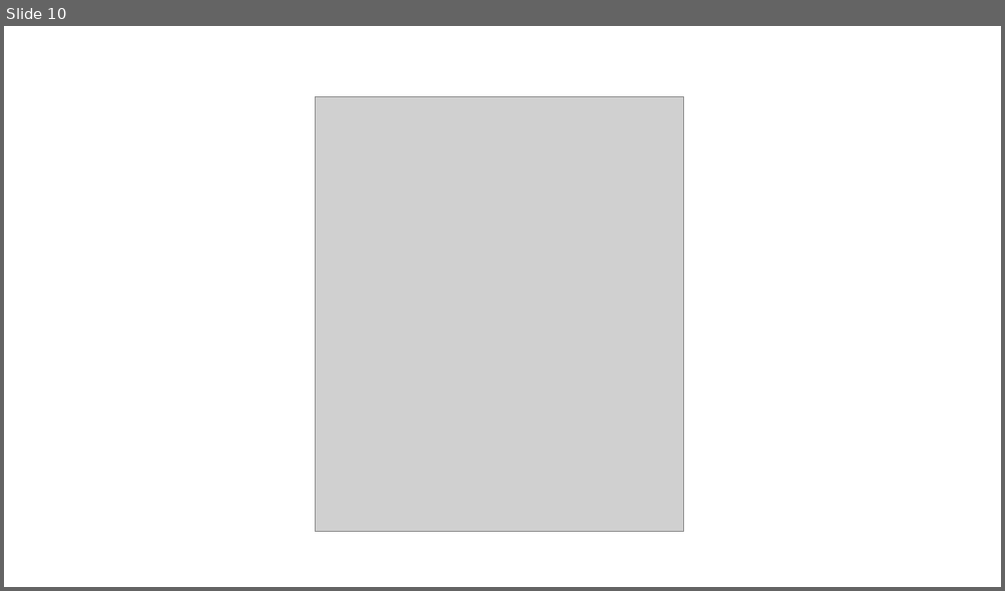
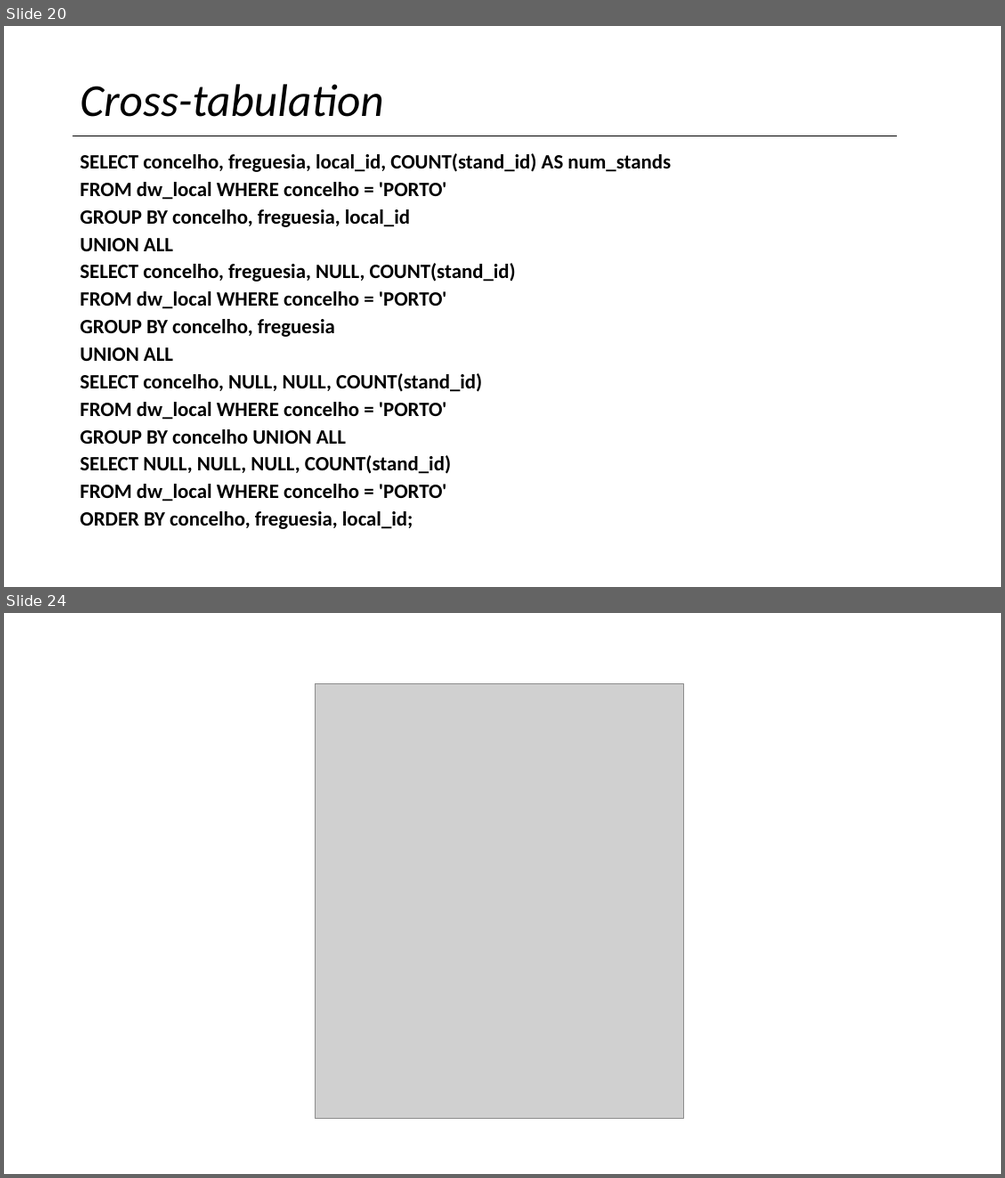
Before and after one commit to vanessa-silva/TABD-datawarehouse, a slide deck: Data-Warehouse.pptx. Shown one above the other, each under a label of ours: slide 10 before the commit, slides 20 and 24 after it; the slides between them are not shown. The pictures are 1005x591 and 1005x1178 pixels, drawn with LibreOffice and Linux fonts; fonts in the diff are those of the drawing; grey boxes stand for pictures; background and template pictures are left out. Boxes give left, top, right and bottom in pixels: in the first picture for what was removed or moved away, otherwise in the second. Text is boxed around its words. In the diff, an @@ line names an element or a change of style, - is before the commit and + after.

```diff
--- a/Data-Warehouse.pptx
+++ b/Data-Warehouse.pptx
@@ slide 20 added at (x1=4, y1=26, x2=1001, y2=587), background picture (left out) @@
@@ title added at (x1=80, y1=84, x2=383, y2=117), 44 pt, text #000000, italic @@
+Cross-tabulation
@@ line added from (73, 136) to (897, 136), #000000 1 pt @@
@@ text added at (x1=80, y1=153, x2=671, y2=529), 19.6 pt, text #000000, bold @@
+SELECT concelho, freguesia, local_id, COUNT(stand_id) AS num_stands
+FROM dw_local WHERE concelho = 'PORTO'
+GROUP BY concelho, freguesia, local_id
+UNION ALL
+SELECT concelho, freguesia, NULL, COUNT(stand_id)
+FROM dw_local WHERE concelho = 'PORTO'
+GROUP BY concelho, freguesia
+UNION ALL
+SELECT concelho, NULL, NULL, COUNT(stand_id)
+FROM dw_local WHERE concelho = 'PORTO'
+GROUP BY concelho UNION ALL
+SELECT NULL, NULL, NULL, COUNT(stand_id)
+FROM dw_local WHERE concelho = 'PORTO'
+ORDER BY concelho, freguesia, local_id;
@@ what was slide 10 is now slide 24 @@
```
Also in this commit, not shown: 2 slides changed, 16 other slides added, 3 slides removed, 16 other files.
